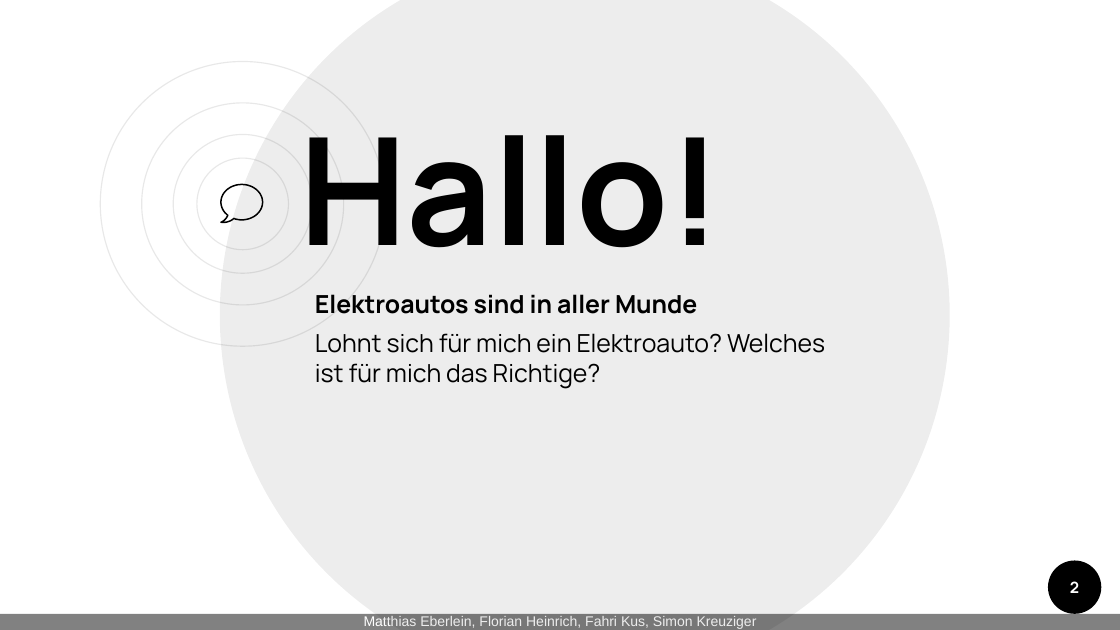
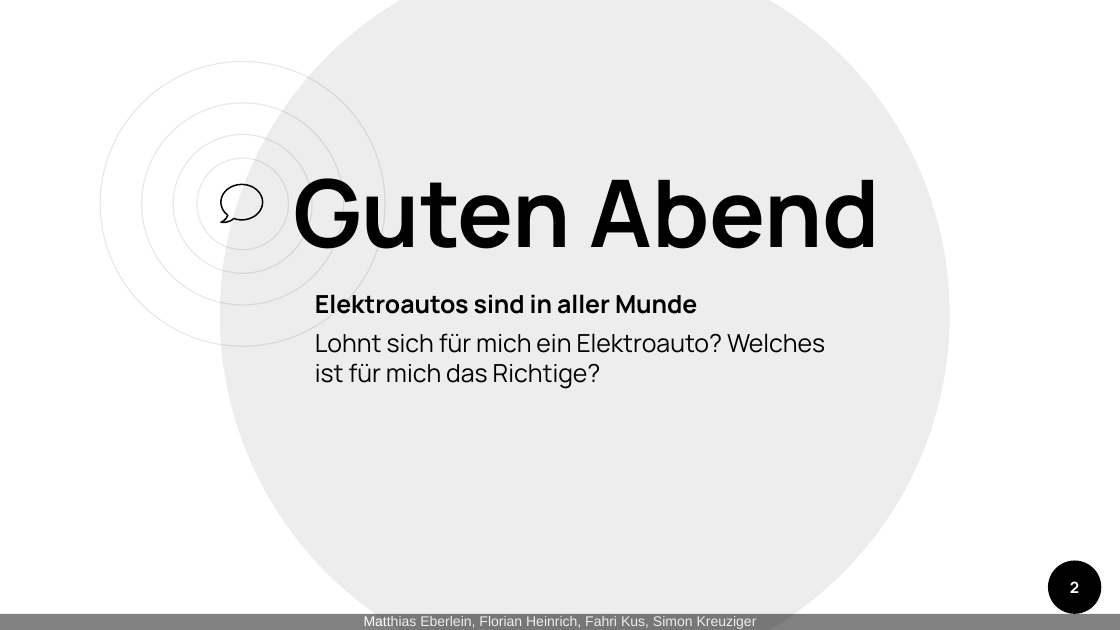
Before and after one commit to matthias-eb/SYP_team02, a slide deck: slide 2 of docs/Praesentation_Prototyp/Prototyp_Präsentation.pptx. Drawn at 1120x630 pixels with LibreOffice and Linux fonts; fonts in the diff are those of the drawing; background and template pictures are left out. Boxes give left, top, right and bottom in pixels: in the first picture for what was removed or moved away, otherwise in the second. Text is boxed around its words. In the diff, an @@ line names an element or a change of style, - is before the commit and + after.

```diff
--- a/docs/Praesentation_Prototyp/Prototyp_Präsentation.pptx
+++ b/docs/Praesentation_Prototyp/Prototyp_Präsentation.pptx
@@ title at (293,178,880,249): text changed; size 96 to 60 pt @@
-Hallo!
+Guten Abend
```
Also in this commit, not shown: 2 other slides changed, 5 slides added, 1 slide removed, 7 other files.
